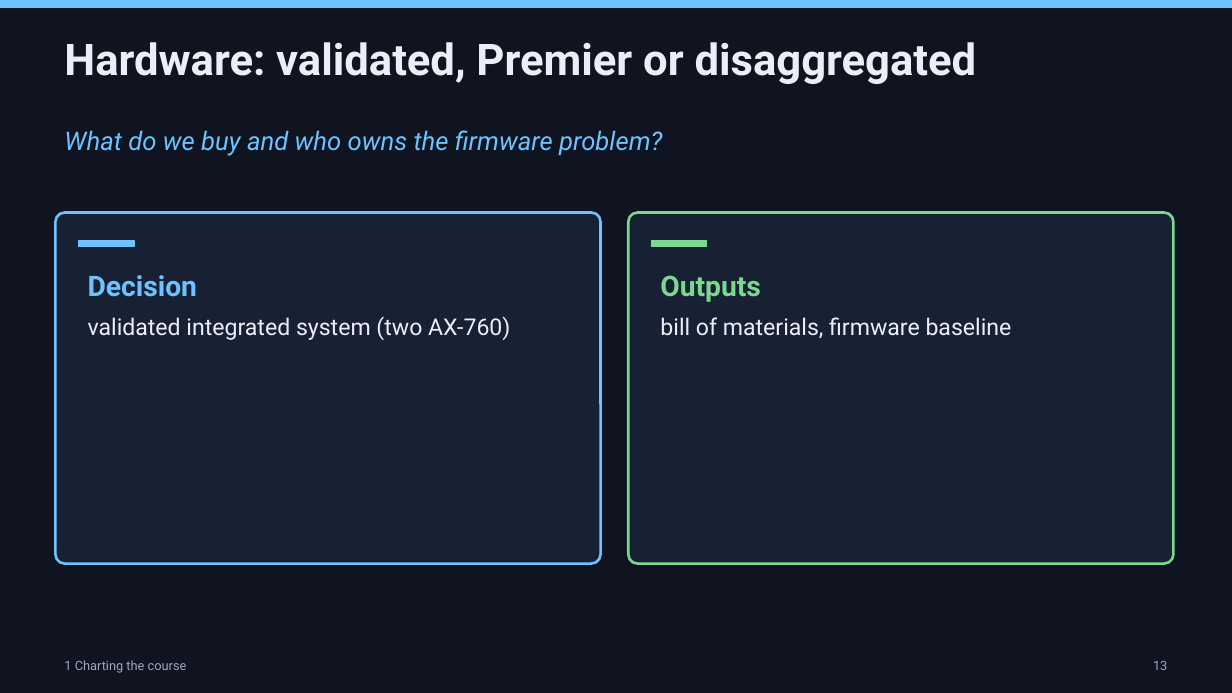
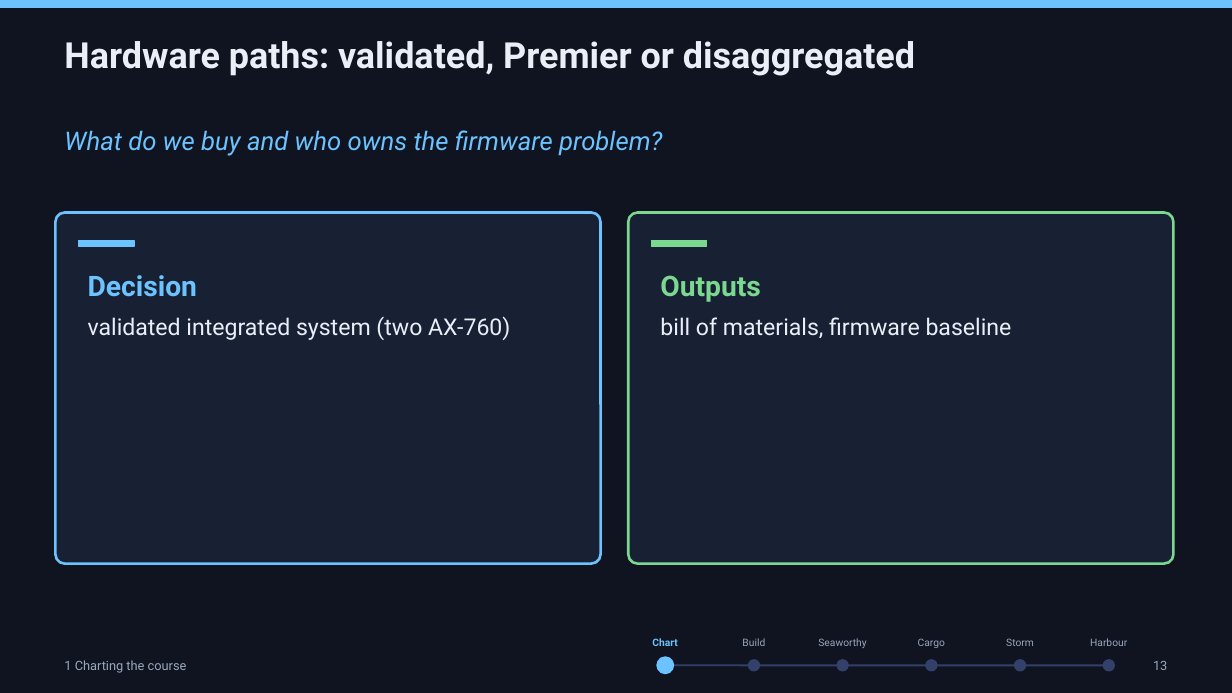
Before and after one commit to thisismydemo/nic2026_azl, a slide deck: slide 14 of presentation/Azure_Local_Discovery_to_Day2_NIC2026.pptx. Drawn at 1232x693 pixels with LibreOffice and Linux fonts; fonts in the diff are those of the drawing. Boxes give left, top, right and bottom in pixels: in the first picture for what was removed or moved away, otherwise in the second. Text is boxed around its words. In the diff, an @@ line names an element or a change of style, - is before the commit and + after.

```diff
--- a/presentation/Azure_Local_Discovery_to_Day2_NIC2026.pptx
+++ b/presentation/Azure_Local_Discovery_to_Day2_NIC2026.pptx
@@ text at bbox=[64, 41, 915, 76]: text changed; size 34 to 28 pt @@
-Hardware: validated, Premier or disaggregated
+Hardware paths: validated, Premier or disaggregated
@@ text added at bbox=[652, 638, 677, 646], 8 pt, text #6CC3FF, bold @@
+Chart
@@ ellipse added at bbox=[657, 657, 674, 674], fill #6CC3FF, outline #6CC3FF 1 pt @@
@@ text added at bbox=[742, 638, 765, 646], 8 pt, text #9AA7BD @@
+Build
@@ text added at bbox=[818, 638, 866, 648], 8 pt, text #9AA7BD @@
+Seaworthy
@@ text added at bbox=[918, 638, 945, 648], 8 pt, text #9AA7BD @@
+Cargo
@@ text added at bbox=[1006, 638, 1034, 646], 8 pt, text #9AA7BD @@
+Storm
@@ text added at bbox=[1090, 638, 1127, 646], 8 pt, text #9AA7BD @@
+Harbour
@@ line added from (665, 665) to (1109, 665), #33406A 1.5 pt @@
@@ ellipse added at bbox=[749, 660, 760, 671], fill #33406A, outline #33406A 1 pt @@
@@ ellipse added at bbox=[837, 660, 848, 671], fill #33406A, outline #33406A 1 pt @@
@@ ellipse added at bbox=[926, 660, 937, 671], fill #33406A, outline #33406A 1 pt @@
@@ ellipse added at bbox=[1015, 660, 1026, 671], fill #33406A, outline #33406A 1 pt @@
@@ ellipse added at bbox=[1104, 660, 1115, 671], fill #33406A, outline #33406A 1 pt @@
```
Also in this commit, not shown: 52 other slides changed.
